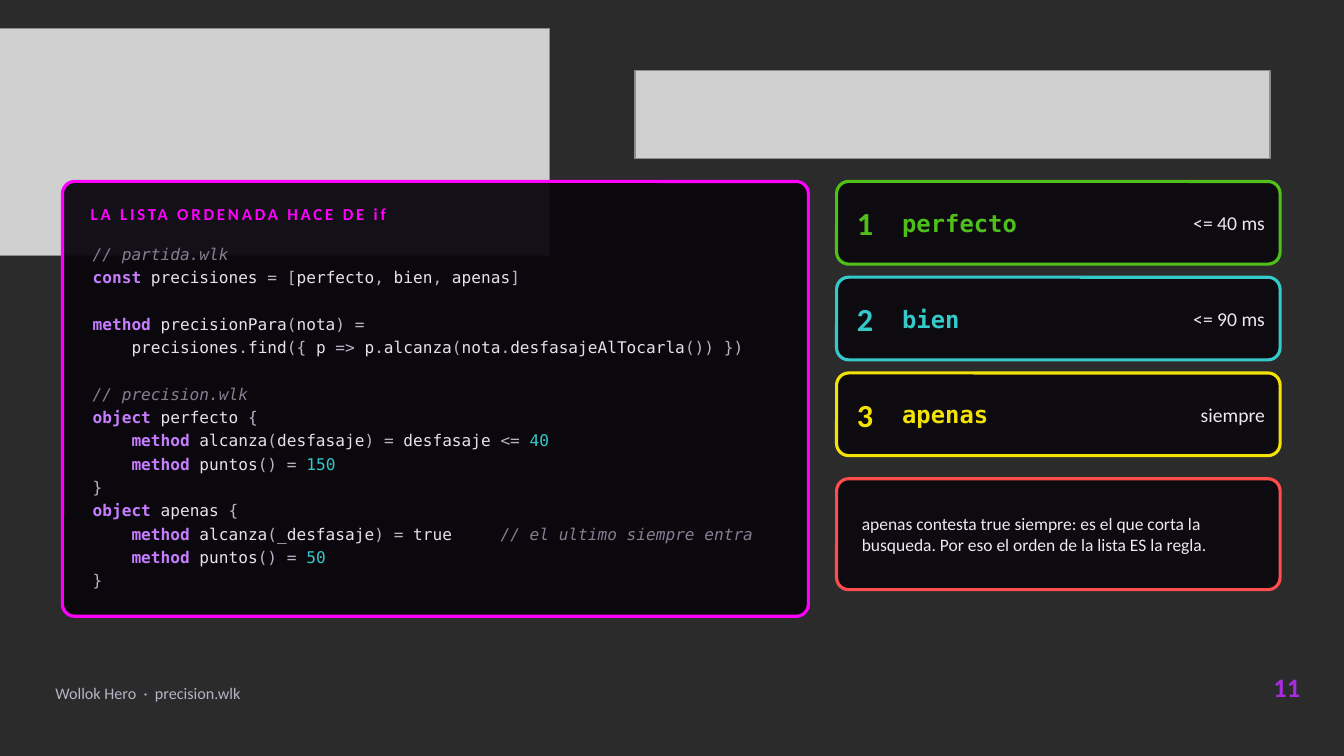
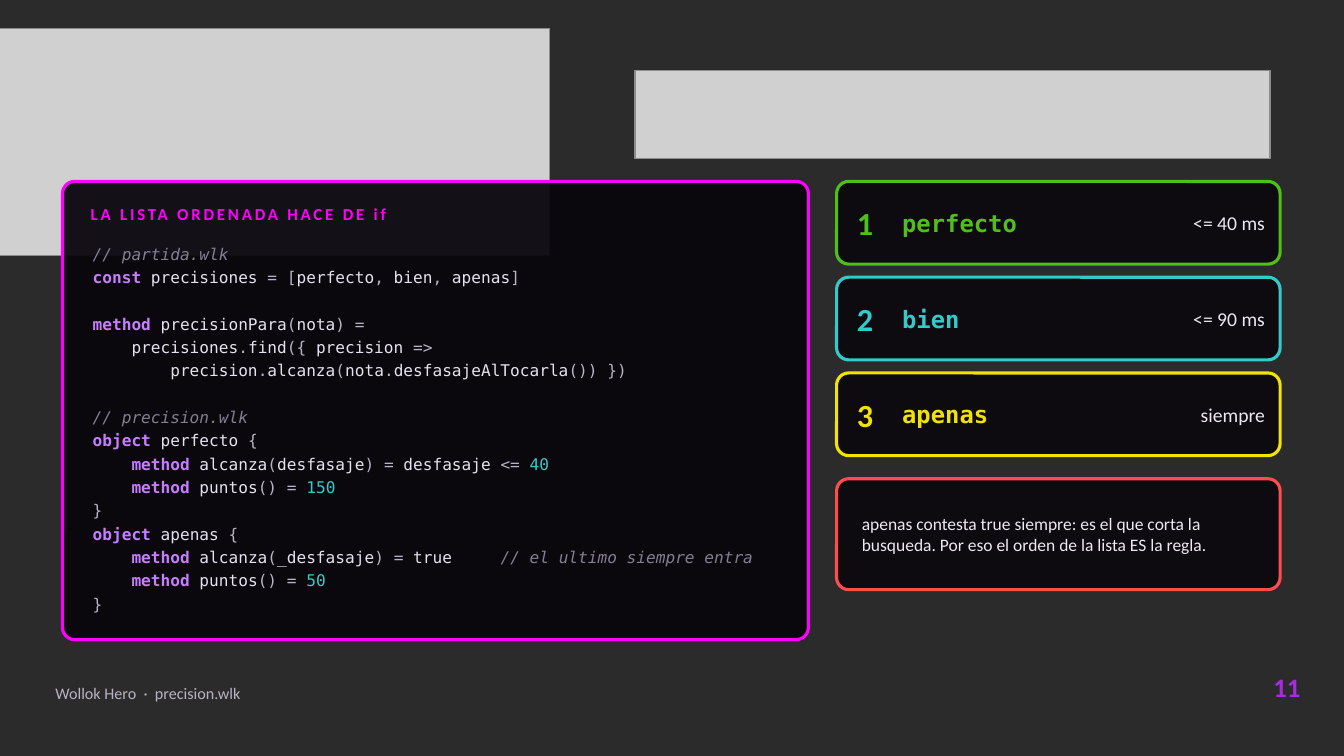
Before and after one commit to pdepjm/2026-o-game-pdeplejicos, a slide deck: slide 12 of wollok-hero-final.pptx. Drawn at 1344x756 pixels with LibreOffice and Linux fonts; fonts in the diff are those of the drawing; grey boxes stand for pictures; background and template pictures are left out; a plain dark background stands for a picture behind light text. Boxes give left, top, right and bottom in pixels: in the first picture for what was removed or moved away, otherwise in the second. Text is boxed around its words. In the diff, an @@ line names an element or a change of style, - is before the commit and + after.

```diff
--- a/wollok-hero-final.pptx
+++ b/wollok-hero-final.pptx
@@ rounded rectangle: place and size @@
-rounded rectangle at <box>63,181,809,616</box>
+rounded rectangle at <box>63,181,809,640</box>
@@ rounded rectangle at <box>63,181,809,640</box>: proportions changed @@
@@ text at <box>132,340,597,380</box>: text changed @@
-precisiones.find({ p => p.alcanza(nota.desfasajeAlTocarla()) })
+precisiones.find({ precision =>
+precision.alcanza(nota.desfasajeAlTocarla()) })
```
Also in this commit, not shown: 3 other slides changed, 3 other files.
